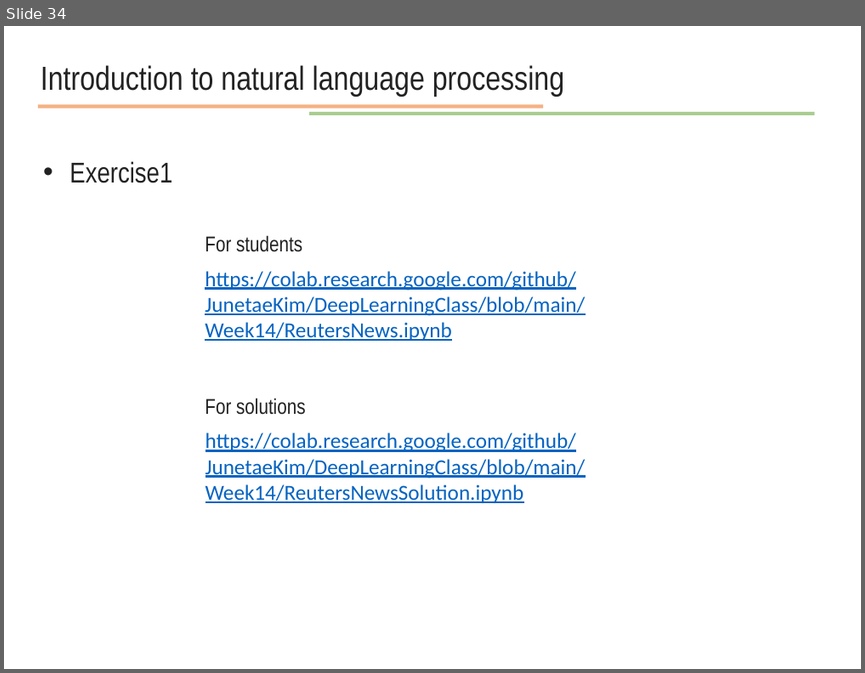
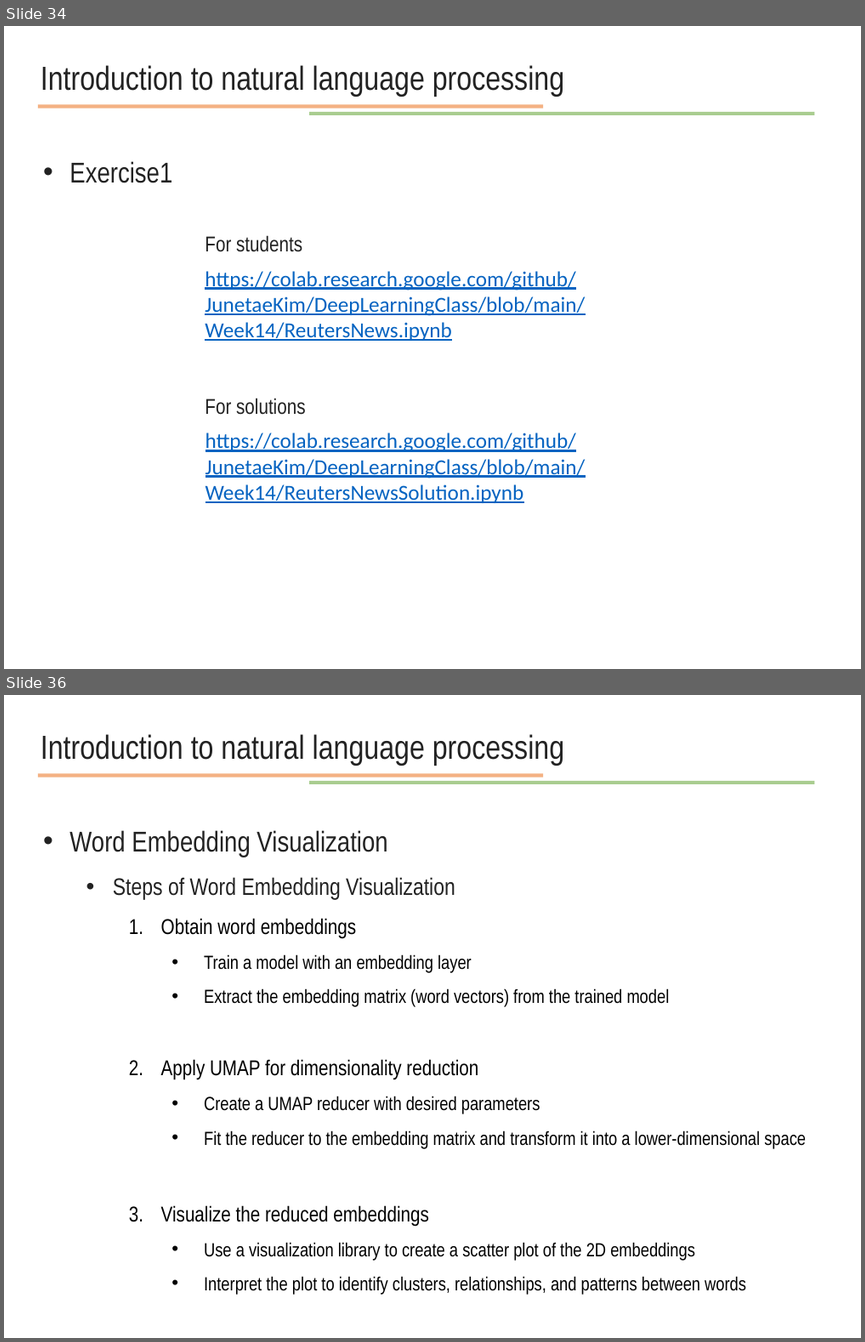
Before and after one commit to JunetaeKim/DeepLearningClass, a slide deck: Week14/week14 natural language processing.pptx. Shown one above the other, each under a label of ours: slide 34 before the commit, slides 34 and 36 after it; the slides between them are not shown. The pictures are 865x673 and 865x1342 pixels, drawn with LibreOffice and Linux fonts; fonts in the diff are those of the drawing. Boxes give left, top, right and bottom in pixels: in the first picture for what was removed or moved away, otherwise in the second. Text is boxed around its words. In the diff, an @@ line names an element or a change of style, - is before the commit and + after.

```diff
--- a/Week14/week14 natural language processing.pptx
+++ b/Week14/week14 natural language processing.pptx
@@ slide 36 added at [4,695,861,1338], background #FFFFFF @@
@@ text added at [41,734,564,765], 28 pt, text #222222 @@
+Introduction to natural language processing
@@ line added from (38, 776) to (543, 776), #ED7D31 3 pt @@
@@ line added from (309, 783) to (815, 783), #70AD47 3 pt @@
@@ text added at [69,830,806,1294], 16 pt, text #000000 @@
+• Word Embedding Visualization
+  • Steps of Word Embedding Visualization
+    1. Obtain word embeddings
+      • Train a model with an embedding layer
+      • Extract the embedding matrix (word vectors) from the trained model
+    2. Apply UMAP for dimensionality reduction
+      • Create a UMAP reducer with desired parameters
+      • Fit the reducer to the embedding matrix and transform it into a lower-dimensional space
+    3. Visualize the reduced embeddings
+      • Use a visualization library to create a scatter plot of the 2D embeddings
+      • Interpret the plot to identify clusters, relationships, and patterns between words
```
Also in this commit, not shown: 1 other slide added, 3 other files.
